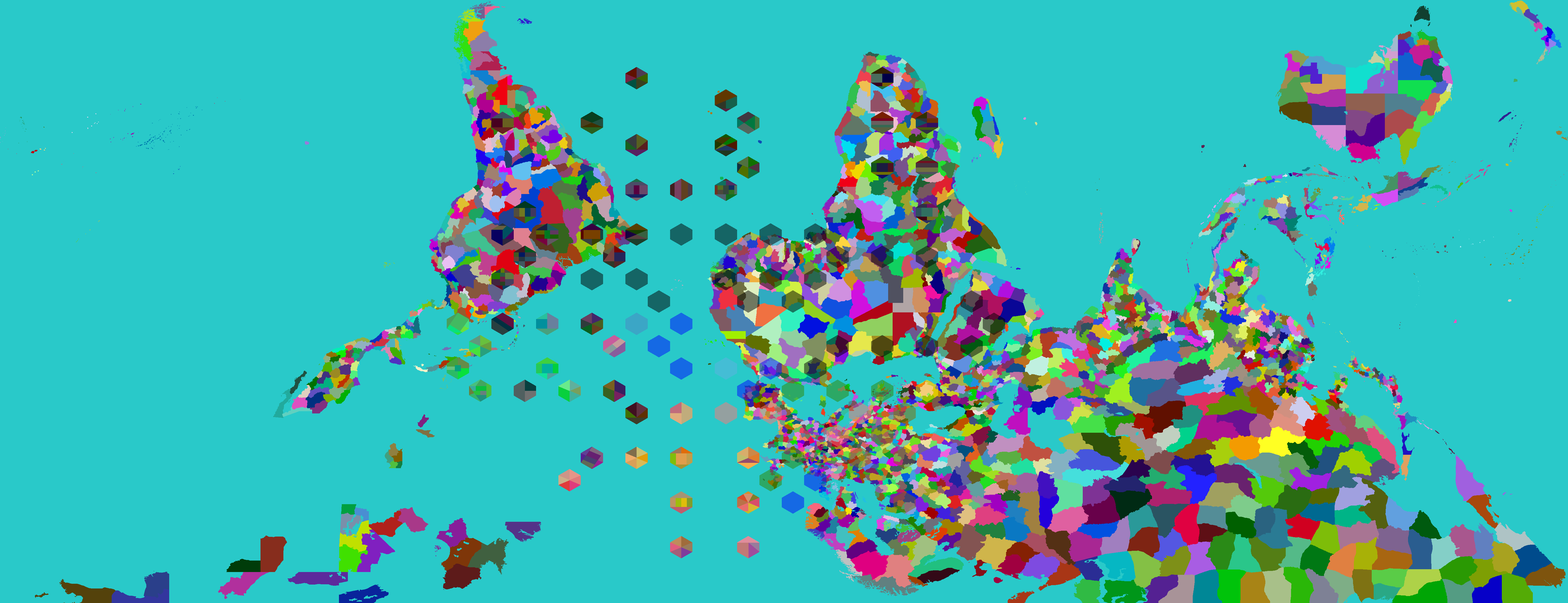
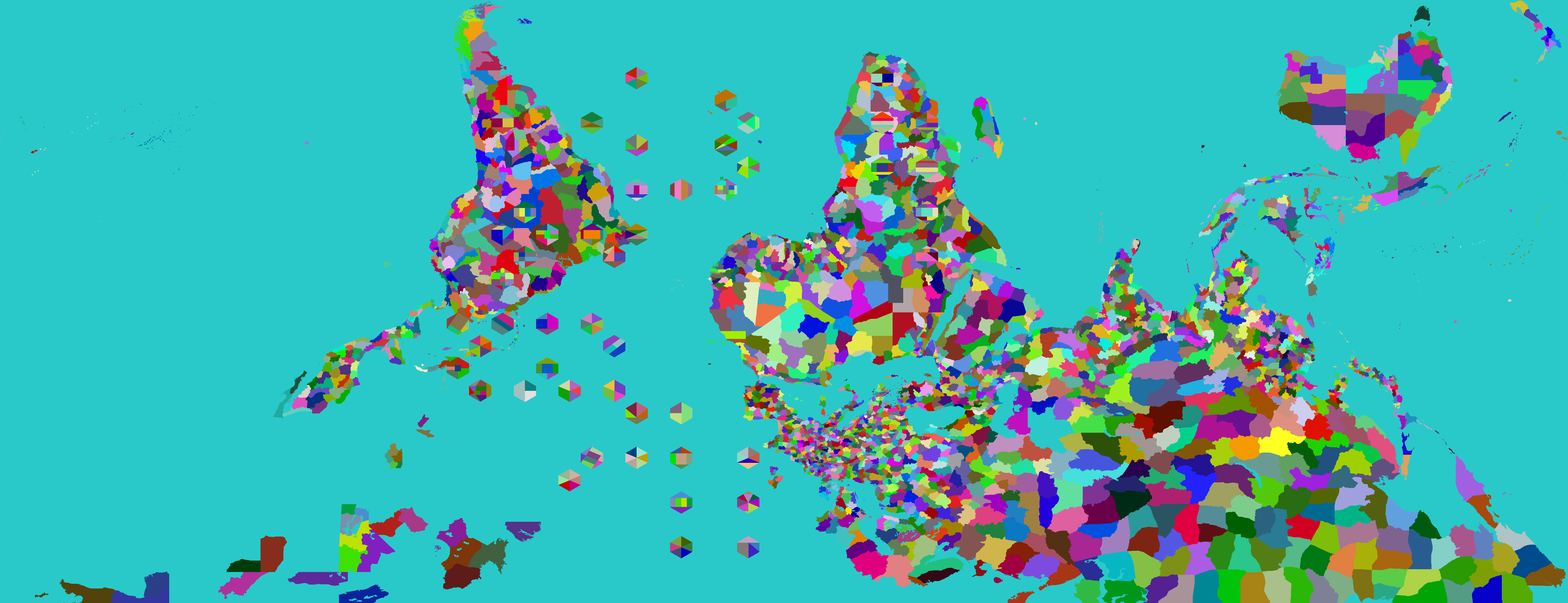
Layers edited between the first and the second 1568x603 image:
hid "Test" over [446, 67, 1006, 559]
painted on "Provinces" over [759, 245, 939, 597]
